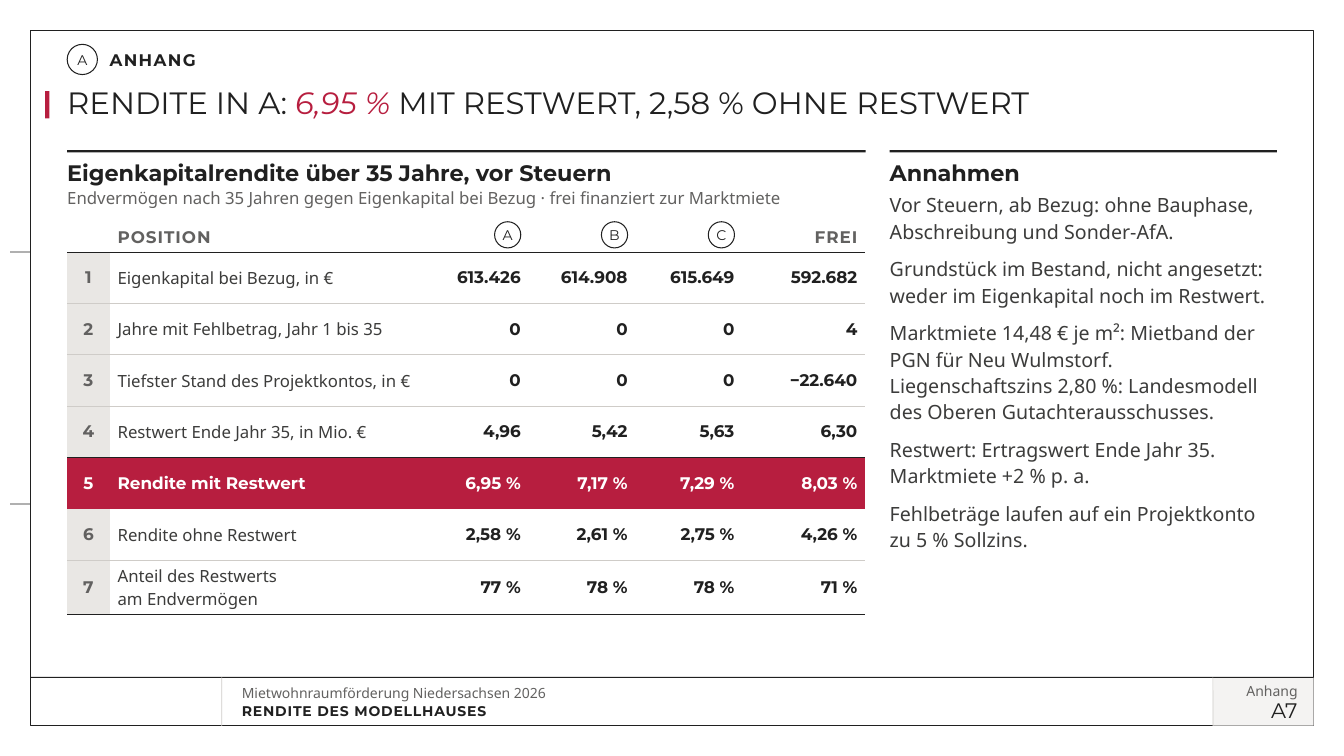
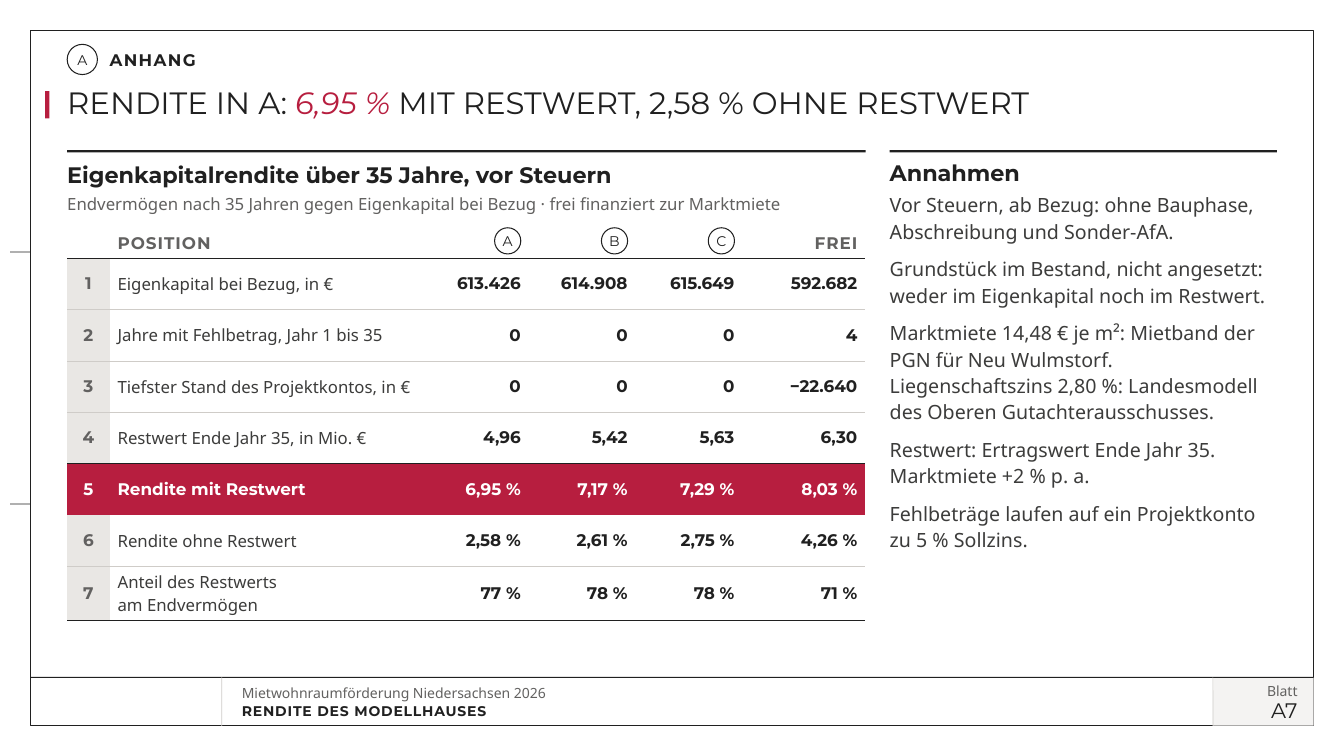
Before and after one commit to vgedaschko/NBank, a slide deck: slide 36 of praesentation/dist/PGN-Mietwohnraumfoerderung-Niedersachsen-2026-Vortrag.pptx. Drawn at 1344x756 pixels with LibreOffice and Linux fonts; fonts in the diff are those of the drawing; background and template pictures are left out. Boxes give left, top, right and bottom in pixels: in the first picture for what was removed or moved away, otherwise in the second. Text is boxed around its words. In the diff, an @@ line names an element or a change of style, - is before the commit and + after.

```diff
--- a/praesentation/dist/PGN-Mietwohnraumfoerderung-Niedersachsen-2026-Vortrag.pptx
+++ b/praesentation/dist/PGN-Mietwohnraumfoerderung-Niedersachsen-2026-Vortrag.pptx
@@ text "Endvermögen nach 35 Jahren gegen ..." at (67,197,781,214): vertical alignment middle to top @@
@@ 3 ellipses, 1 table: place and size @@
-3 ellipses, 1 table at (68,222,866,613)
+3 ellipses, 1 table at (68,228,866,619)
@@ text at (1267,685,1298,696): text changed @@
-Anhang
+Blatt
```
Also in this commit, not shown: 21 other slides changed, 41 other files.
